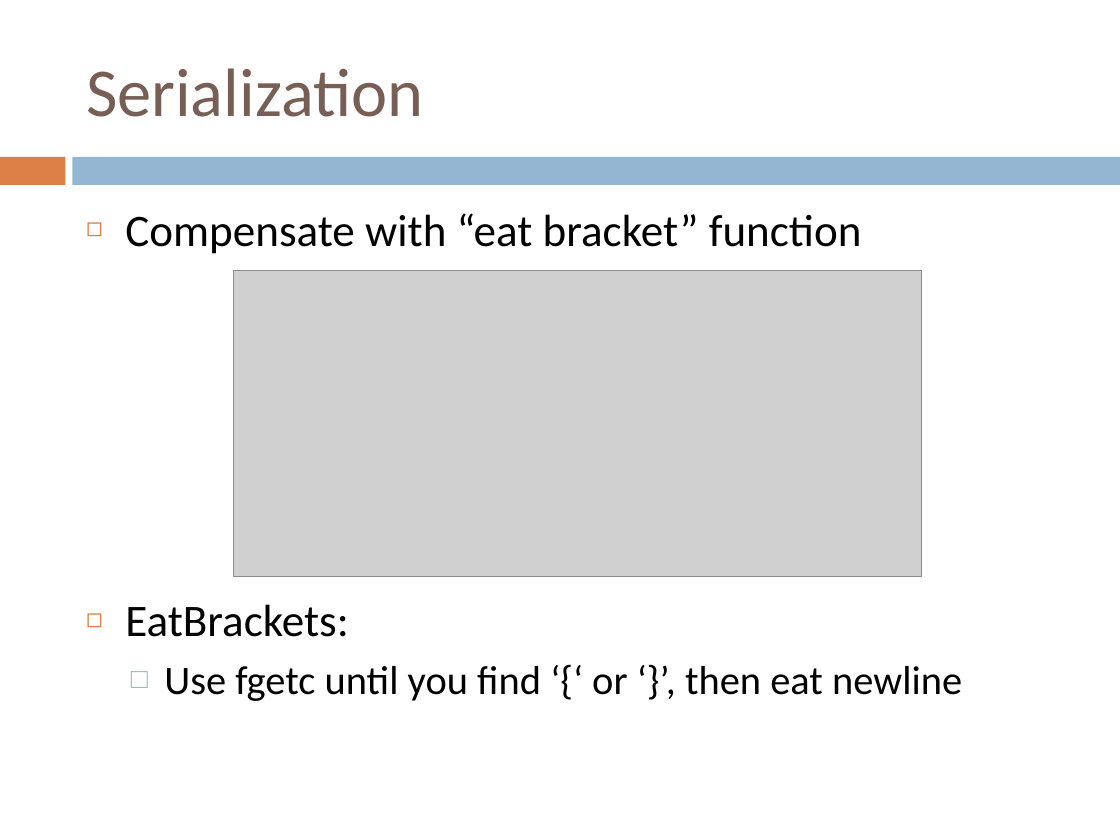
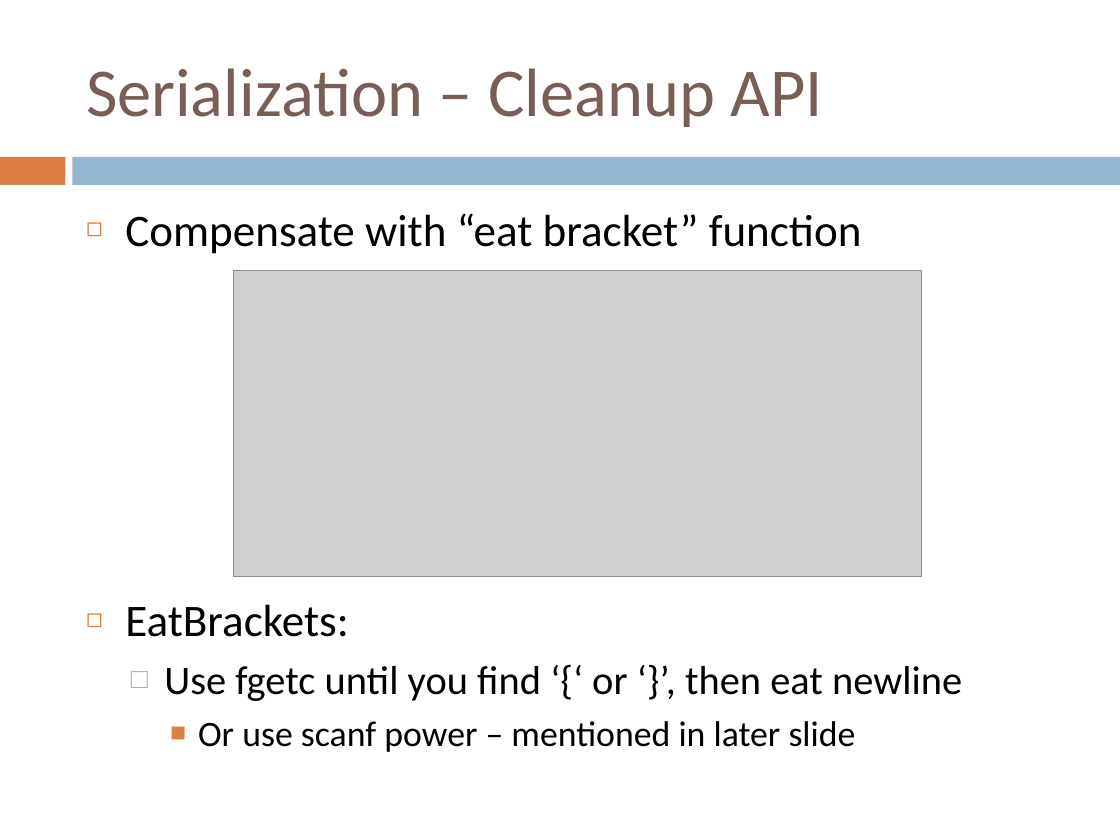
Before and after one commit to RandyGaul/GAM150Slides, a slide deck: slide 25 of GAM150_Club_Serialization.pptx (slide 24 before the commit). Drawn at 1120x840 pixels with LibreOffice and Linux fonts; fonts in the diff are those of the drawing; grey boxes stand for pictures. Boxes give left, top, right and bottom in pixels: in the first picture for what was removed or moved away, otherwise in the second. Text is boxed around its words. In the diff, an @@ line names an element or a change of style, - is before the commit and + after.

```diff
--- a/GAM150_Club_Serialization.pptx
+++ b/GAM150_Club_Serialization.pptx
@@ title at <box>86,68,823,127</box>: text changed @@
-Serialization
+Serialization – Cleanup API
@@ text at <box>198,721,856,752</box>: paragraph added @@
+    ■ Or use scanf power – mentioned in later slide
```
Also in this commit, not shown: 17 other slides changed, 16 slides added, 1 other file.
